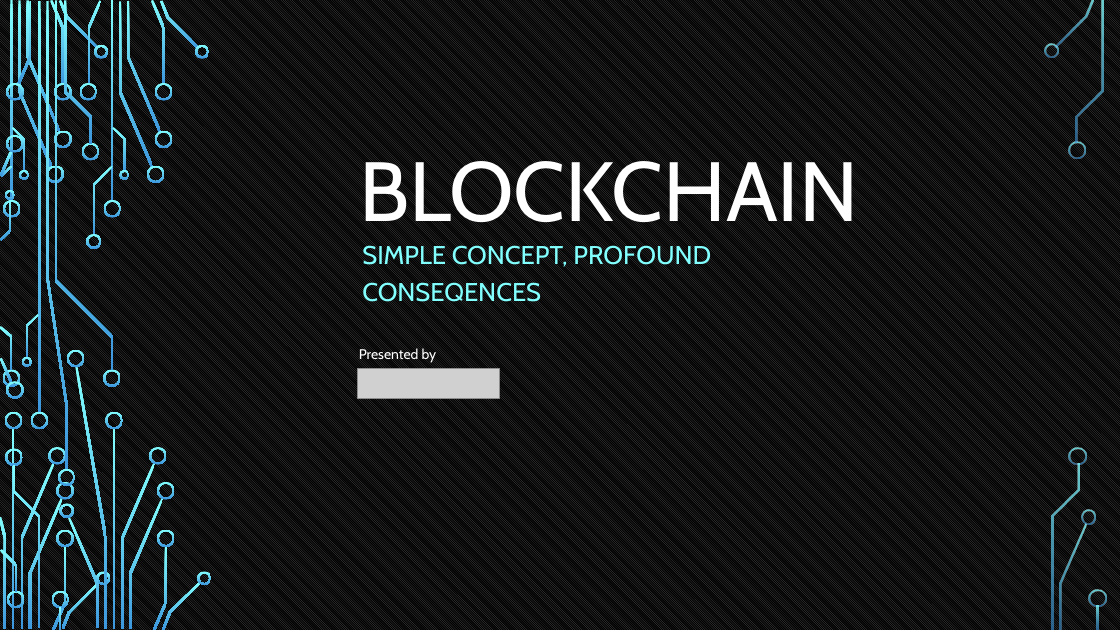
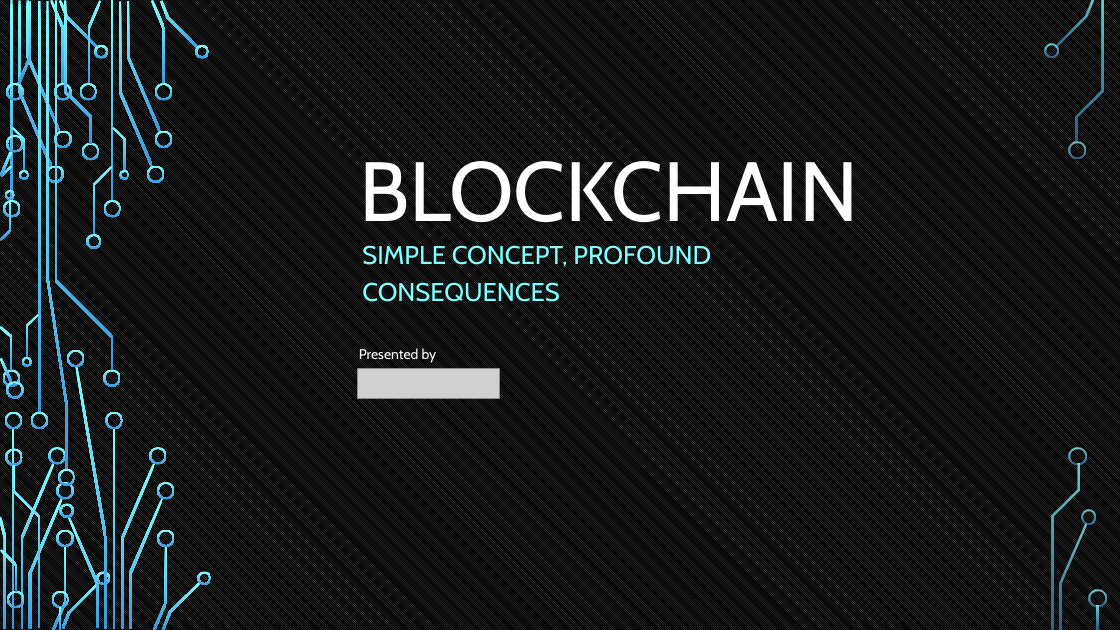
Before and after one commit to tokenika/tokenika.github.io, a slide deck: slide 1 of BrainEmbassy.pptx. Drawn at 1120x630 pixels with LibreOffice and Linux fonts; fonts in the diff are those of the drawing; grey boxes stand for pictures. Boxes give left, top, right and bottom in pixels: in the first picture for what was removed or moved away, otherwise in the second. Text is boxed around its words. In the diff, an @@ line names an element or a change of style, - is before the commit and + after.

```diff
--- a/BrainEmbassy.pptx
+++ b/BrainEmbassy.pptx
@@ subtitle at (362,245,711,302): text changed @@
-SIMPLE CONCEPT, PROFOUND CONSEQENCES
+SIMPLE CONCEPT, PROFOUND CONSEQUENCES
```
Also in this commit, not shown: 1 other slide changed, 2 slides added, 1 other file.
